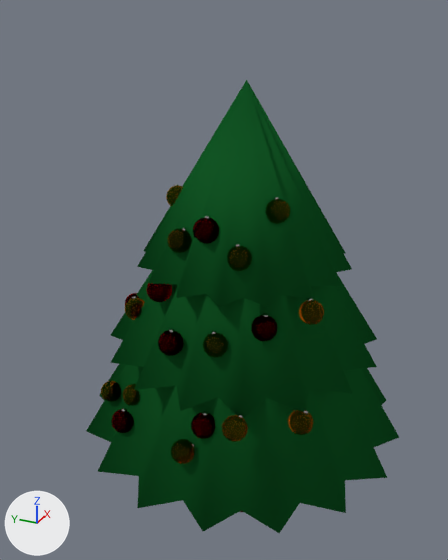
The Blender file 01-Models/Weihnachtstanne.blend: old version first, new version second.
Camera for both pictures: a 50 mm lens placed at (-6.17, -2.52, 5.71), pointed at (-0.08, 0.22, 2.66). The axes (+X, +Y, +Z) are drawn at lower left. The lights are the same throughout.

Names of what the first picture shows: 'Cone', 'Cone.001', 'Cone.002', 'Kugel', 'Kugel.002', 'Kugel.003', 'Kugel.004', 'Kugel.005', 'Kugel.006', 'Kugel.007', 'Kugel.008', 'Kugel.009', 'Kugel.010', 'Kugel.012', 'Kugel.013', 'Kugel.014', 'Kugel.015', 'Kugel.016', 'Kugel.017'.
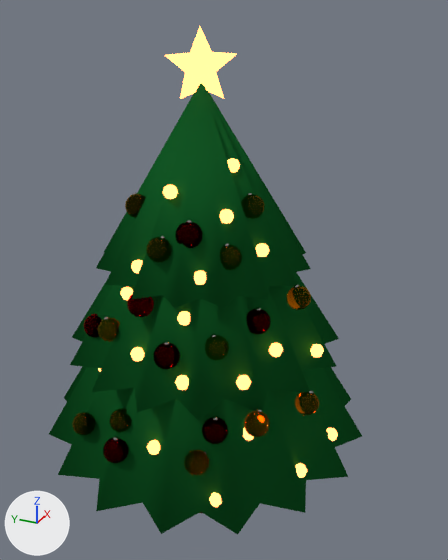
Location of each change, (x1, y1, x2, y2) in pixels of the pictures (448 x 560 px):
'Cone.002', moved, turned: before (86, 364, 399, 533); after (49, 367, 362, 534)
'Cone', moved, turned: before (137, 80, 352, 307); after (96, 83, 311, 308)
'Cone.001', moved, turned: before (110, 270, 377, 419); after (70, 272, 339, 421)
'Sphere.001', added: after (98, 26, 338, 507)
'Kugel.016', moved, turned: before (193, 216, 219, 243); after (175, 220, 202, 248)
'Kugel.015', moved, turned: before (112, 408, 134, 433); after (103, 436, 129, 463)
'Kugel.004', moved, turned: before (288, 410, 313, 435); after (295, 390, 319, 415)
'Kugel.009', moved, turned: before (266, 197, 290, 224); after (241, 193, 265, 219)
'Kugel.005', moved, turned: before (299, 299, 324, 325); after (287, 285, 311, 310)
'Kugel.002', moved, turned: before (171, 439, 195, 464); after (184, 450, 209, 475)
'Kugel.012', moved, turned: before (158, 329, 184, 356); after (154, 341, 180, 369)
'Kugel.014', moved, turned: before (191, 411, 215, 439); after (202, 416, 228, 444)
'Kugel.013', moved, turned: before (252, 314, 278, 341); after (246, 307, 271, 334)
'Kugel', moved, turned: before (101, 380, 121, 402); after (73, 412, 96, 435)
'Kugel.007', moved, turned: before (125, 296, 145, 320); after (98, 316, 120, 342)
'Kugel.008', moved, turned: before (227, 244, 252, 271); after (220, 243, 242, 270)
'Kugel.006', moved, turned: before (203, 331, 228, 357); after (205, 334, 229, 360)
'Kugel.010', moved, turned: before (166, 184, 183, 206); after (125, 192, 146, 218)
'Kugel.017', moved, turned: before (125, 293, 139, 305); after (84, 314, 102, 337)

The change, as a list of edits to the scene's bpy script:
```text
Change ob_cone_002:
    ob_cone_002.location: (0.0, 0.0, 2.38) -> (-0.21, 0.41, 2.38)
    ob_cone_002.rotation_euler: (0.0, 0.0, 0.0) -> (0.0, 0.0, 0.413)  # degrees (0, 0, 0) -> degrees (0, 0, 24)
Change ob_cone_001:
    ob_cone_001.location: (0.0, 0.0, 3.18) -> (-0.21, 0.41, 3.18)
    ob_cone_001.rotation_euler: (0.0, 0.0, 0.0) -> (0.0, 0.0, 0.413)  # degrees (0, 0, 0) -> degrees (0, 0, 24)
Change ob_cone:
    ob_cone.location: (0.0, 0.0, 3.93) -> (-0.21, 0.41, 3.93)
    ob_cone.rotation_euler: (0.0, 0.0, 0.0) -> (0.0, 0.0, 0.413)  # degrees (0, 0, 0) -> degrees (0, 0, 24)
Change ob_kugel_010:
    ob_kugel_010.location: (-0.49, 0.42, 3.62) -> (-0.83, 0.6, 3.62)
    ob_kugel_010.rotation_euler: (-0.204, 0.237, 0.135) -> (-0.204, 0.237, 0.549)  # degrees (-12, 14, 7.7) -> degrees (-12, 14, 31)
Change ob_kugel_009:
    ob_kugel_009.location: (-0.61, -0.8, 3.66) -> (-0.45, -0.56, 3.66)
    ob_kugel_009.rotation_euler: (-0.204, 0.237, 0.135) -> (-0.204, 0.237, 0.549)  # degrees (-12, 14, 7.7) -> degrees (-12, 14, 31)
Change ob_kugel_008:
    ob_kugel_008.location: (-1.06, -0.56, 3.27) -> (-0.95, -0.53, 3.27)
    ob_kugel_008.rotation_euler: (-0.204, 0.237, 0.135) -> (-0.204, 0.237, 0.549)  # degrees (-12, 14, 7.7) -> degrees (-12, 14, 31)
Change ob_kugel_007:
    ob_kugel_007.location: (-1.04, 0.71, 2.42) -> (-1.44, 0.65, 2.42)
    ob_kugel_007.rotation_euler: (-0.204, 0.237, 0.135) -> (-0.204, 0.237, 0.549)  # degrees (-12, 14, 7.7) -> degrees (-12, 14, 31)
Change ob_kugel_006:
    ob_kugel_006.location: (-1.36, -0.44, 2.39) -> (-1.27, -0.53, 2.39)
    ob_kugel_006.rotation_euler: (-0.204, 0.237, 0.135) -> (-0.204, 0.237, 0.549)  # degrees (-12, 14, 7.7) -> degrees (-12, 14, 31)
Change ob_kugel_005:
    ob_kugel_005.location: (-0.91, -1.3, 2.75) -> (-0.52, -1.14, 2.75)
    ob_kugel_005.rotation_euler: (-0.204, 0.237, 0.135) -> (-0.204, 0.237, 0.549)  # degrees (-12, 14, 7.7) -> degrees (-12, 14, 31)
Change ob_kugel_004:
    ob_kugel_004.location: (-1.37, -1.33, 1.6) -> (-0.93, -1.35, 1.6)
    ob_kugel_004.rotation_euler: (0.326, 0.136, 0.236) -> (0.326, 0.136, 0.649)  # degrees (19, 7.8, 14) -> degrees (19, 7.8, 37)
Change ob_kugel_002:
    ob_kugel_002.location: (-1.81, -0.08, 1.12) -> (-1.84, -0.39, 1.12)
    ob_kugel_002.rotation_euler: (1.088, 0.291, 0.553) -> (1.088, 0.291, 0.967)  # degrees (62, 17, 32) -> degrees (62, 17, 55)
Change ob_kugel:
    ob_kugel.location: (-1.21, 1.22, 1.14) -> (-1.8, 1.04, 1.14)
    ob_kugel.rotation_euler: (1.088, 0.291, 0.553) -> (1.088, 0.291, 0.967)  # degrees (62, 17, 32) -> degrees (62, 17, 55)
Change ob_kugel_017:
    ob_kugel_017.location: (-0.74, 1.05, 2.12) -> (-1.31, 1.08, 2.12)
    ob_kugel_017.rotation_euler: (0.437, 0.164, 0.07) -> (0.437, 0.164, 0.483)  # degrees (25, 9.4, 4) -> degrees (25, 9.4, 28)
Change ob_kugel_016:
    ob_kugel_016.location: (-1.03, -0.11, 3.39) -> (-1.1, -0.1, 3.39)
    ob_kugel_016.rotation_euler: (0.0309, 0.152, 0.0) -> (0.0309, 0.152, 0.413)  # degrees (1.8, 8.7, 0) -> degrees (1.8, 8.7, 24)
Change ob_kugel_015:
    ob_kugel_015.location: (-1.6, 0.69, 1.15) -> (-1.95, 0.4, 1.15)
    ob_kugel_015.rotation_euler: (0.0309, 0.152, 0.0) -> (0.0309, 0.152, 0.413)  # degrees (1.8, 8.7, 0) -> degrees (1.8, 8.7, 24)
Change ob_kugel_014:
    ob_kugel_014.location: (-1.68, -0.37, 1.48) -> (-1.59, -0.6, 1.48)
    ob_kugel_014.rotation_euler: (0.0309, 0.152, 0.0) -> (0.0309, 0.152, 0.413)  # degrees (1.8, 8.7, 0) -> degrees (1.8, 8.7, 24)
Change ob_kugel_013:
    ob_kugel_013.location: (-1.13, -0.82, 2.47) -> (-0.92, -0.79, 2.47)
    ob_kugel_013.rotation_euler: (0.0309, 0.152, 0.0) -> (0.0309, 0.152, 0.413)  # degrees (1.8, 8.7, 0) -> degrees (1.8, 8.7, 24)
Change ob_kugel_012:
    ob_kugel_012.location: (-1.44, 0.12, 2.23) -> (-1.57, -0.05, 2.23)
    ob_kugel_012.rotation_euler: (0.0309, 0.152, 0.0) -> (0.0309, 0.152, 0.413)  # degrees (1.8, 8.7, 0) -> degrees (1.8, 8.7, 24)
Add ob_sphere_001:
    ob_sphere_001 = bpy.data.objects.new('Sphere.001', me_sphere_001_1)  # 505 vertices, 618 faces; spans x -5.0..17.6, y -26.2..10.0, z -6.4..52.7; in mat_material_001 (orange #e77037)
    ob_sphere_001.location = (-1.66, 0.32, 1.35)
    ob_sphere_001.rotation_euler = (0.0, 0.0, 0.413)  # degrees (0, 0, 24)
    ob_sphere_001.scale = (0.0777, 0.0777, 0.0777)
```
